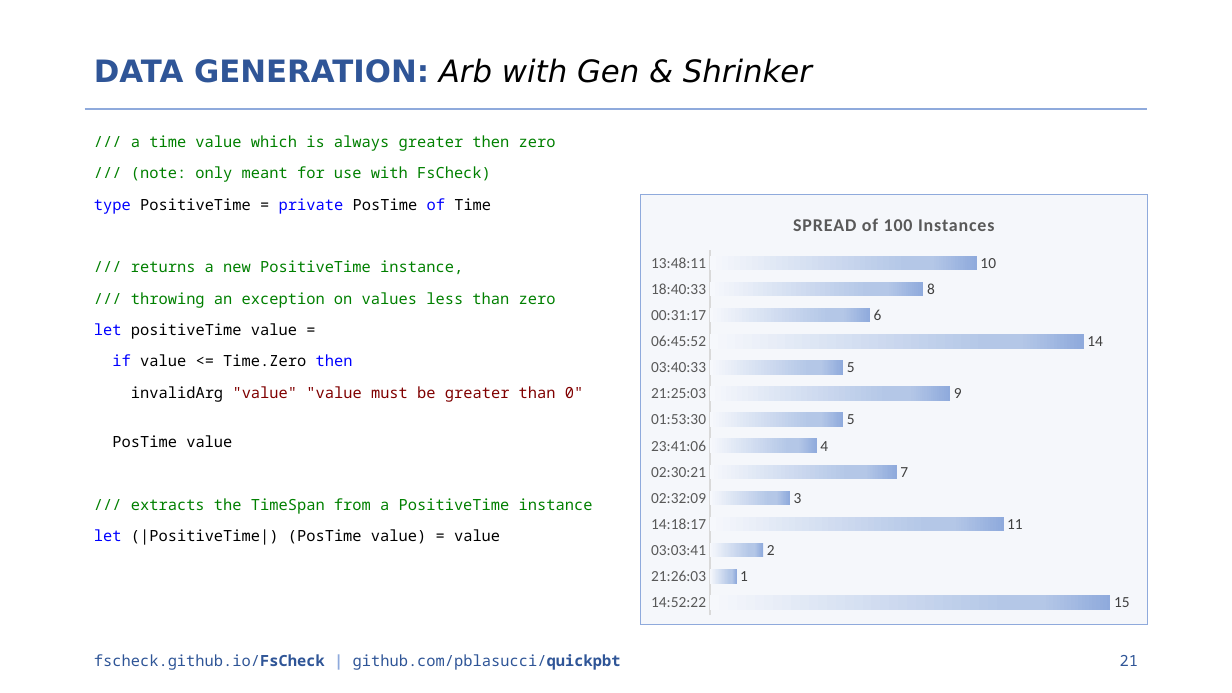
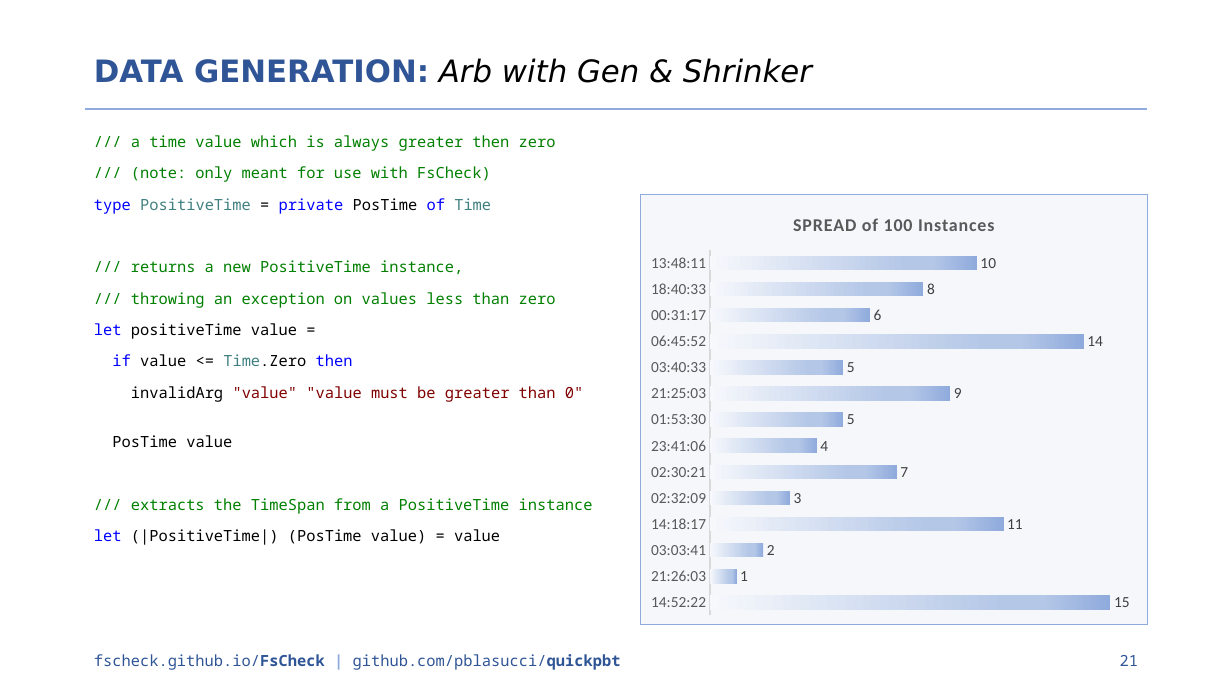
Before and after one commit to pblasucci/quickpbt, a slide deck: slide 21 of media/quickpbt.pptx. Drawn at 1232x693 pixels with LibreOffice and Linux fonts; fonts in the diff are those of the drawing. Boxes give left, top, right and bottom in pixels: in the first picture for what was removed or moved away, otherwise in the second. Text is boxed around its words. In the diff, an @@ line names an element or a change of style, - is before the commit and + after.

Commit message:
more tweaks to slide deck (colors, mostly)

```diff
--- a/media/quickpbt.pptx
+++ b/media/quickpbt.pptx
@@ text at (94,198,491,366): text colour #000000 to #408080 in "PositiveTime Time", "Time.Zero" @@
```
Also in this commit, not shown: 12 other slides changed, 1 other file.
